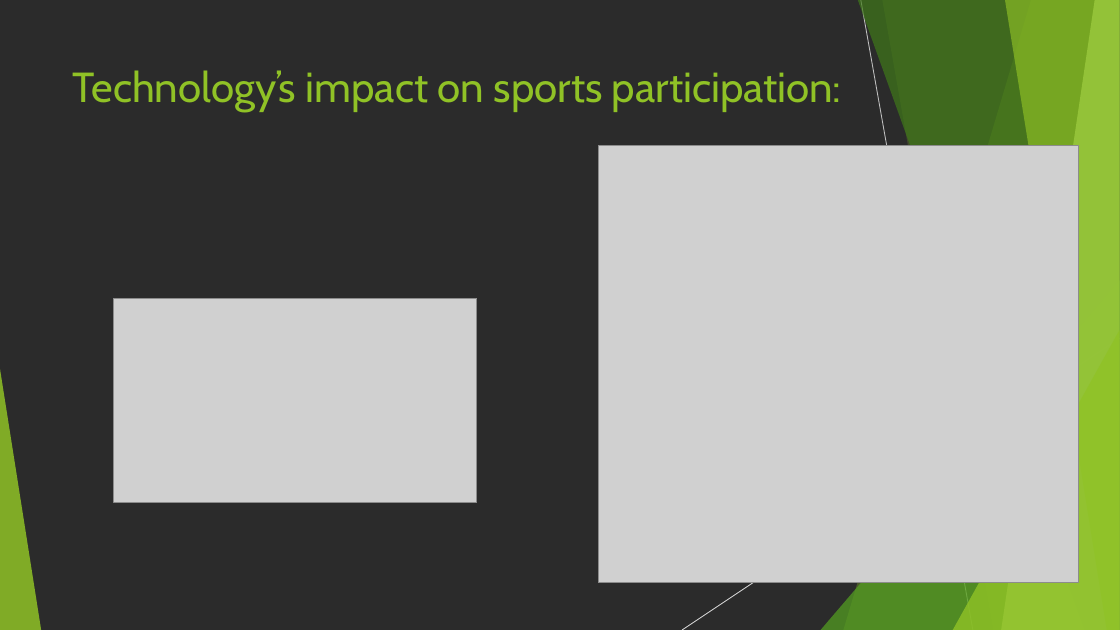
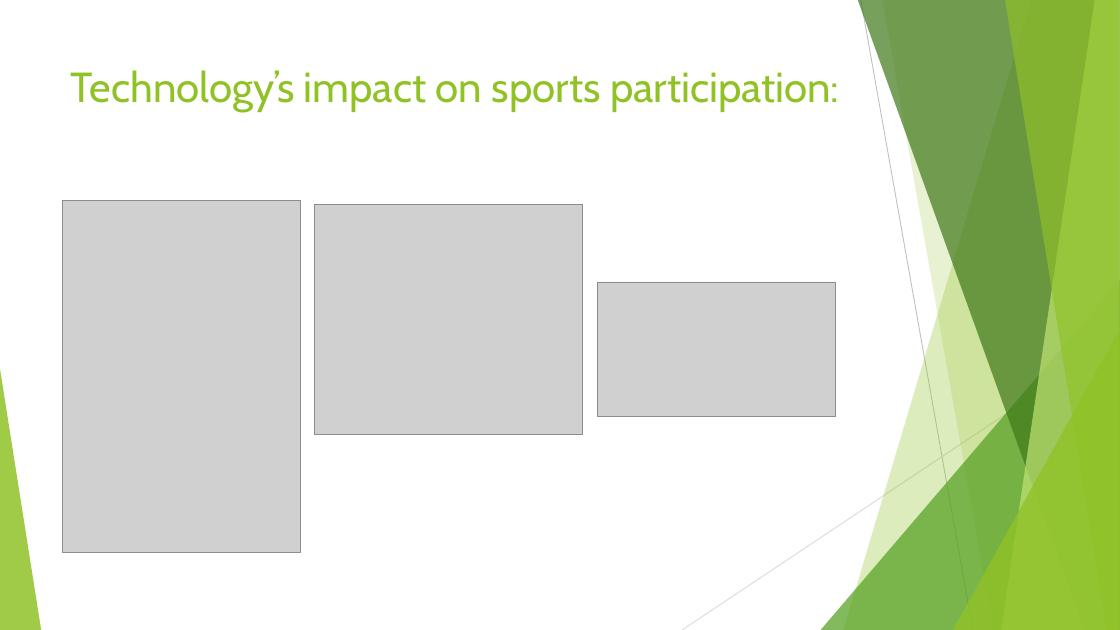
Before and after one commit to gpasley/uncc-group4-project1, a slide deck: slide 10 of The Technology that Changed the World.pptx. Drawn at 1120x630 pixels with LibreOffice and Linux fonts; fonts in the diff are those of the drawing; grey boxes stand for pictures; background and template pictures are left out; a plain dark background stands for a picture behind light text. Boxes give left, top, right and bottom in pixels: in the first picture for what was removed or moved away, otherwise in the second. Text is boxed around its words. In the diff, an @@ line names an element or a change of style, - is before the commit and + after.

```diff
--- a/The Technology that Changed the World.pptx
+++ b/The Technology that Changed the World.pptx
@@ background picture (left out) to #FFFFFF @@
@@ title "Technology’s impact on sports participation:" at box(71, 70, 839, 112): alignment centre to left @@
@@ picture: place and size @@
-picture at box(598, 145, 1079, 583)
+picture at box(62, 201, 301, 553)
@@ picture added at box(314, 204, 582, 434) @@
@@ picture: place and size @@
-picture at box(114, 298, 477, 502)
+picture at box(597, 282, 836, 417)
```
Also in this commit, not shown: 1 other slide changed, 1 slide added, 1 slide removed.
